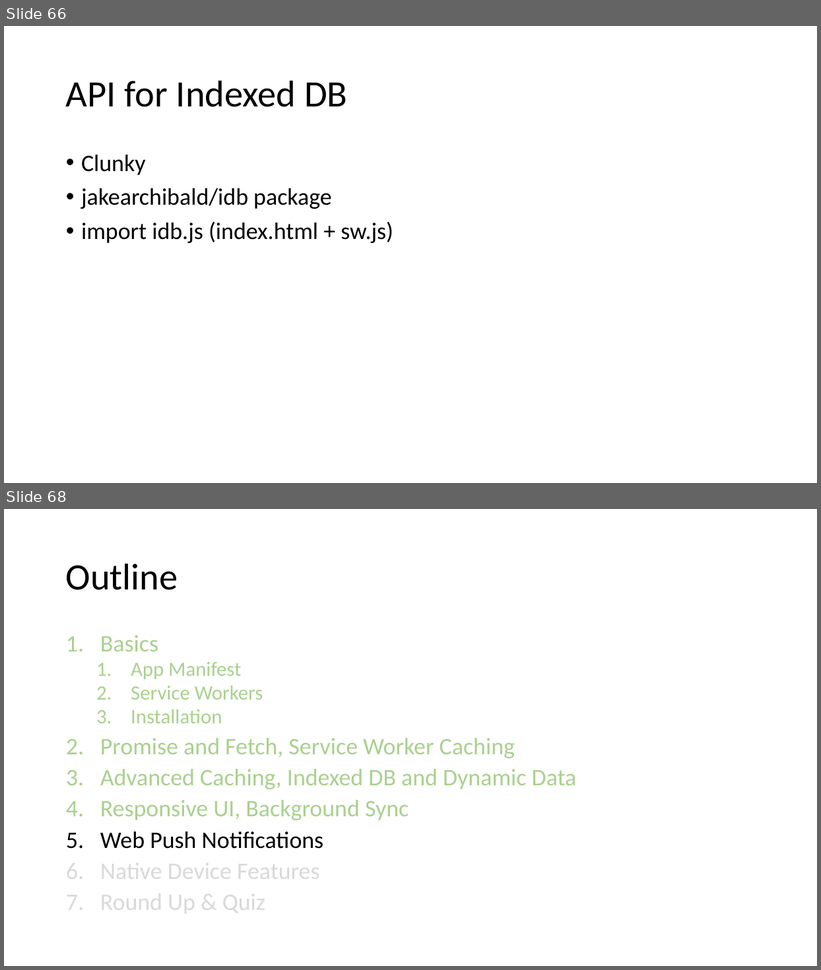
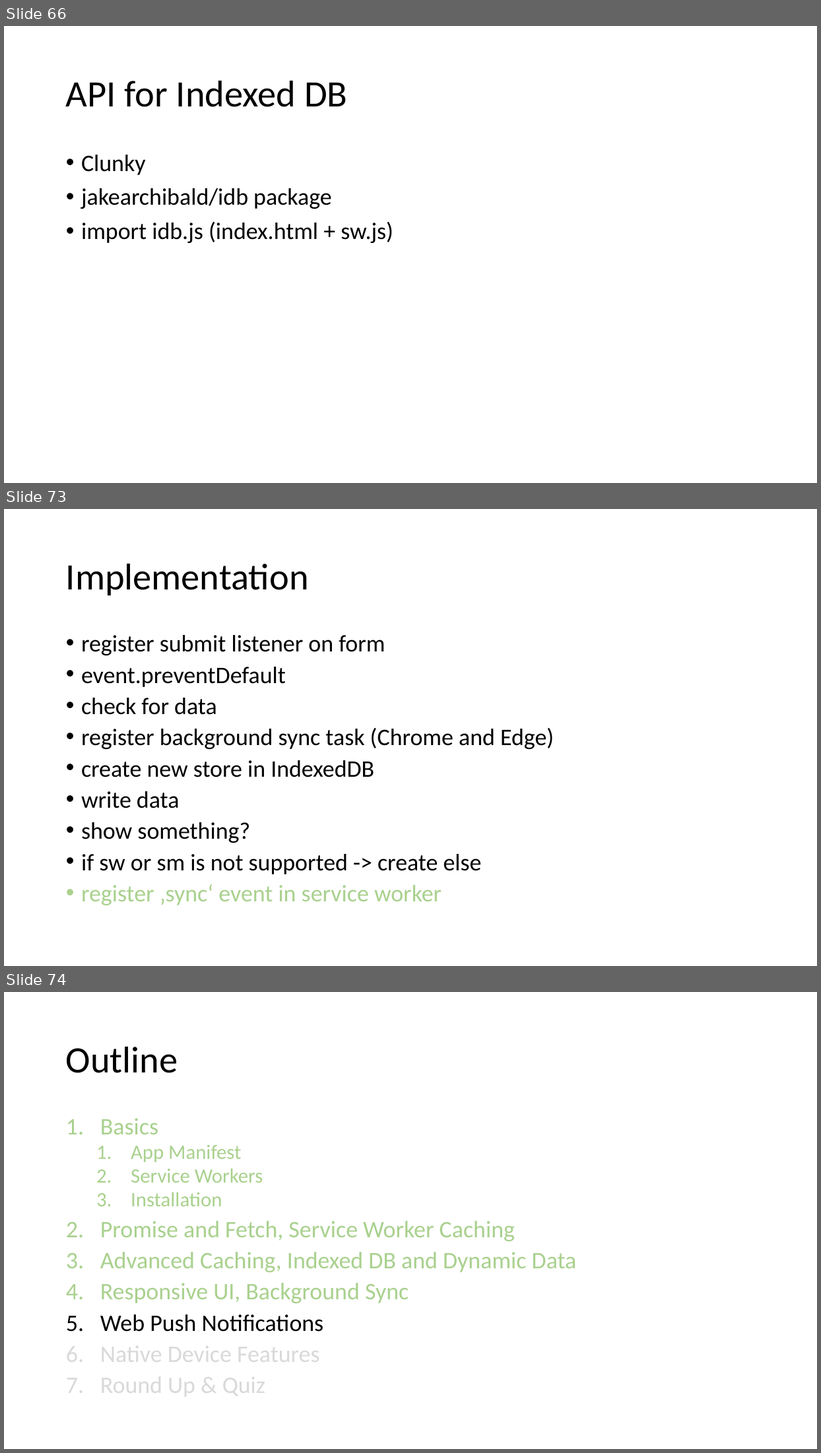
Before and after one commit to SteveNox/PWACourseProgress, a slide deck: course/Progressive Web Apps.pptx. Shown one above the other, each under a label of ours: slides 66 and 68 before the commit, slides 66, 73 and 74 after it; the slides between them are not shown. The pictures are 821x970 and 821x1453 pixels, drawn with LibreOffice and Linux fonts; fonts in the diff are those of the drawing. Boxes give left, top, right and bottom in pixels: in the first picture for what was removed or moved away, otherwise in the second. Text is boxed around its words. In the diff, an @@ line names an element or a change of style, - is before the commit and + after.

Commit message:
working offline sync for added records

```diff
--- a/course/Progressive Web Apps.pptx
+++ b/course/Progressive Web Apps.pptx
@@ slide 73 added at [4, 509, 817, 966], background #FFFFFF @@
@@ title added at [66, 563, 309, 595], 44 pt, text #000000 @@
+Implementation
@@ text added at [81, 635, 554, 906], 28 pt, text #000000 @@
+• register submit listener on form
+• event.preventDefault
+• check for data
+• register background sync task (Chrome and Edge)
+• create new store in IndexedDB
+• write data
+• show something?
+• if sw or sm is not supported -> create else
+• register ‚sync‘ event in service worker
@@ what was slide 68 is now slide 74 @@
```
Also in this commit, not shown: 2 slides changed, 5 other slides added, 6 other files.
